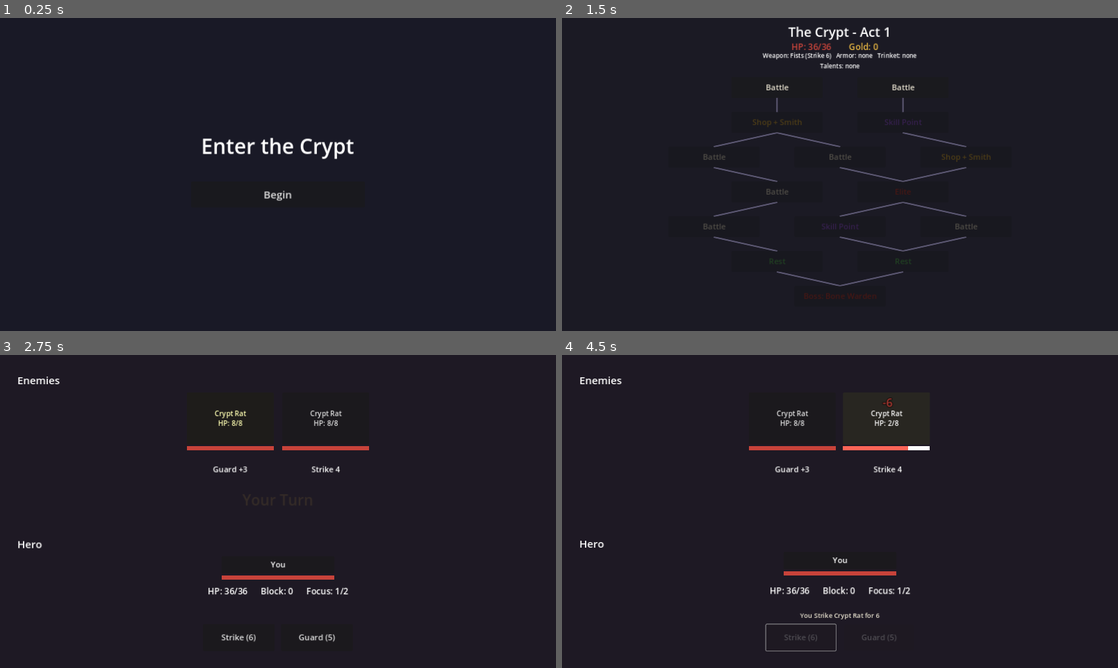
Above: before the commit, frames 1-4 (two rows, left to right).
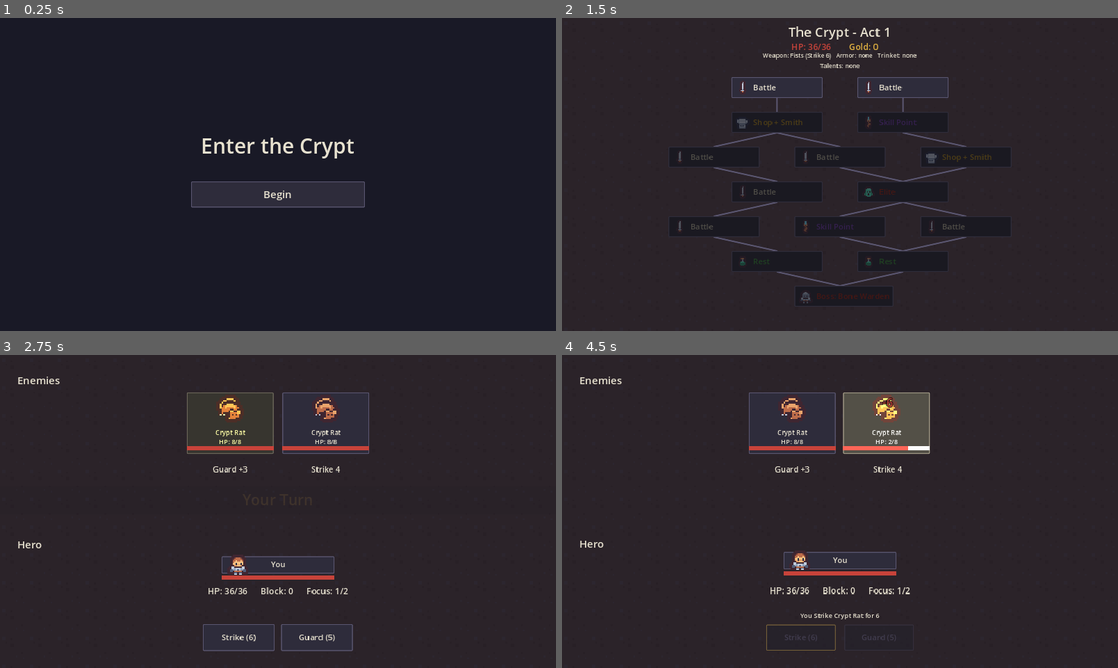
Above: after the commit, the same moments.

Repository: shaharFranses/dungeon-loadout
Game: Godot game, scene res://scenes/boot.tscn
The game is run twice, just before and just after one commit, with the same random seed, the same clock (stepped at 60 frames per second) and the same inputs.
Inputs:
- Up to frame 1 (0.25 s): no input
- Up to frame 2 (1.5 s): click "Begin" at 0.5 s; click "Start Run" at 1.25 s
- Up to frame 3 (2.75 s): click "Battle" at 2 s
- Up to frame 4 (4.5 s): click "Crypt Rat HP: 8/8" at 2.75 s; click "Crypt Rat HP: 8/8" at 3.5 s; click "Strike (6)" at 4.25 s

The runs differ from the first frame. In frame 1, 3.2% of the frame differs, in the area x 34-66%, y 38-61%; in frame 2, 4.6%; in frame 3, 9.1%, in the area x 3-67%, y 6-95%; in frame 4, 7.3%.

Commit message:
Art pass A: Kenney Tiny Dungeon sprites, icons, floor, palette theme
- Kenney Tiny Dungeon (CC0, 16x16): 41 used tiles in art/, CREDITS.md + pack License.txt
- Nearest texture filter project-wide; integer nearest-neighbour prescaling (x2/x3/x4)
- Sprites for the hero and all 15 enemies/elites/bosses (palette tints on shared tiles)
- Item icons (shop, rewards, start item), talent icons (cards, rest training), map node icons
- Tiled dim dungeon floor behind combat, map and all menu screens
- LOOP_SPEC section 7 palette theme for buttons and panels
- v3f feedback (lunge, shake, flash, popups, highlight) carries the sprites unchanged
- docs/ rebuilt (Godot 4.3 web, single-thread, 512MB heap)

Diff:
--- a/project.godot
+++ b/project.godot
@@ -30,3 +30,4 @@
 
 renderer/rendering_method="gl_compatibility"
 renderer/rendering_method.mobile="gl_compatibility"
+textures/canvas_textures/default_texture_filter=0
--- /dev/null
+++ b/scripts/art.gd
@@ -0,0 +1,168 @@
+extends RefCounted
+## Art pass A: Kenney Tiny Dungeon (CC0) 16x16 sprites, nearest filter, integer scaling,
+## LOOP_SPEC section 7 palette. Only the tiles listed here are shipped (res://art/).
+
+const BG := Color("#1B1A24")
+const PANEL := Color("#2E2C3B")
+const EDGE := Color("#5A5670")
+const BONE := Color("#E8E2D0")
+const GOLD := Color("#E3B341")
+const RED := Color("#C8433A")
+const BLUE := Color("#4A8FD8")
+const PURPLE := Color("#9B5DE5")
+const GREEN := Color("#5DBB63")
+const RARE := Color("#3FA7D6")
+
+const HERO := 98
+const FLOOR := 49
+
+# enemy id -> [tile, tint]. Tints use palette-derived colours so shared tiles read apart.
+const ENEMIES := {
+	"enemy_rat": [123, Color(1, 1, 1)],
+	"enemy_skeleton": [121, Color("#E8E2D0")],
+	"enemy_cultist": [111, Color(1, 1, 1)],
+	"enemy_ghoul": [108, Color(1, 1, 1)],
+	"enemy_bone_warden": [96, Color("#E8E2D0")],
+	"enemy_drowned": [108, Color("#7FB4E8")],
+	"enemy_bog_witch": [100, Color("#B8E0A0")],
+	"enemy_gnoll": [112, Color(1, 1, 1)],
+	"enemy_troll": [87, Color("#8FD394")],
+	"enemy_drowned_king": [84, Color("#7FB4E8")],
+	"enemy_kobold": [124, Color(1, 1, 1)],
+	"enemy_golem": [109, Color("#A9A4C0")],
+	"enemy_wraith": [121, Color("#C3A2F0")],
+	"enemy_death_knight": [97, Color("#B07A80")],
+	"enemy_red_dragon": [110, Color(1, 1, 1)],
+}
+
+const ITEMS := {
+	"rusty_shortsword": 103, "iron_longsword": 104, "steel_longsword": 106,
+	"knights_greatsword": 106, "flame_blade": 107, "moonblade": 105, "vorpal_sword": 105,
+	"hand_axe": 119, "steel_axe": 118, "oak_cudgel": 117, "spiked_mace": 117, "war_pick": 117,
+	"coral_spear": 131, "harpoon": 131, "ember_glaive": 131, "sharks_tooth": 103,
+	"padded_jerkin": 101, "leather_armor": 101, "hide_vest": 101, "kelp_wrap": 101,
+	"drakehide": 101, "splint_vest": 101,
+	"ring_shirt": 102, "chain_shirt": 102, "scale_mail": 102, "brigandine": 102,
+	"half_plate": 102, "spiked_plate": 102, "gilded_cuirass": 102, "wardens_mail": 102,
+	"dragonscale": 102,
+	"bandage_roll": 114, "healers_locket": 114, "vampire_fang": 115, "ember_stone": 115,
+	"focus_crystal": 128, "sages_hourglass": 127, "tide_pearl": 116, "dragon_eye": 116,
+	"whetstone_charm": 113, "bone_charm": 113, "guard_talisman": 125,
+	"lucky_coin": 90, "hoard_coin": 90, "duelists_token": 126, "crown_of_ages": 89,
+}
+const SLOT_FALLBACK := {"weapon": 104, "armor": 102, "trinket": 113}
+
+const TALENTS := {
+	"talent_bloodied_edge": 105, "talent_strike_bonus": 104, "talent_cleave": 118,
+	"talent_kill_heal": 114, "talent_iron_posture": 102, "talent_guard_bonus": 101,
+	"talent_keep_block": 56, "talent_thorns": 41, "talent_firebolt": 130,
+	"talent_max_focus": 128, "talent_free_skill": 116, "talent_start_focus": 129,
+}
+
+const NODES := {"battle": 104, "skill": 130, "shop": 74, "rest": 114}
+
+static var _cache := {}
+
+
+## Tile scaled by an integer factor with nearest-neighbour (crisp pixels at any size).
+static func tex(tile: int, scale: int = 4) -> Texture2D:
+	var key := "%d@%d" % [tile, scale]
+	if _cache.has(key):
+		return _cache[key]
+	var base: Texture2D = load("res://art/tile_%04d.png" % tile)
+	if base == null:
+		return null
+	var out: Texture2D = base
+	if scale > 1:
+		var img := base.get_image()
+		if img.is_compressed():
+			img.decompress()
+		img.resize(img.get_width() * scale, img.get_height() * scale, Image.INTERPOLATE_NEAREST)
+		out = ImageTexture.create_from_image(img)
+	_cache[key] = out
+	return out
+
+
+static func enemy_tile(id: String) -> Array:
+	return ENEMIES.get(id, [108, Color(1, 1, 1)])
+
+
+static func enemy_tex(id: String, scale: int = 4) -> Texture2D:
+	return tex(int(enemy_tile(id)[0]), scale)
+
+
+static func enemy_tint(id: String) -> Color:
+	return enemy_tile(id)[1]
+
+
+static func item_tex(item: Dictionary, scale: int = 2) -> Texture2D:
+	if item.is_empty():
+		return null
+	return tex(int(ITEMS.get(item.get("id", ""), SLOT_FALLBACK.get(item.get("slot", "weapon"), 104))), scale)
+
+
+static func talent_tex(id: String, scale: int = 2) -> Texture2D:
+	if not TALENTS.has(id):
+		return null
+	return tex(int(TALENTS[id]), scale)
+
+
+## Map node icon; elite / boss use the act's own elite and boss sprites.
+static func node_tex(type: String, act_def: Dictionary, scale: int = 2) -> Texture2D:
+	if type == "elite":
+		return enemy_tex(act_def.elite.id, scale)
+	if type == "boss":
+		return enemy_tex(act_def.boss.id, scale)
+	return tex(int(NODES.get(type, 104)), scale)
+
+
+## Deep-stone backdrop: palette BG plus a dim tiled 16x16 floor at x4.
+static func add_backdrop(root: Control, at_index: int = 0) -> void:
+	var bg := ColorRect.new()
+	bg.color = BG
+	bg.set_anchors_preset(Control.PRESET_FULL_RECT)
+	bg.mouse_filter = Control.MOUSE_FILTER_IGNORE
+	root.add_child(bg)
+	root.move_child(bg, at_index)
+	var floor_rect := TextureRect.new()
+	floor_rect.texture = tex(FLOOR, 4)
+	floor_rect.stretch_mode = TextureRect.STRETCH_TILE
+	floor_rect.set_anchors_preset(Control.PRESET_FULL_RECT)
+	floor_rect.modulate = Color(0.42, 0.40, 0.55, 0.22)
+	floor_rect.mouse_filter = Control.MOUSE_FILTER_IGNORE
+	root.add_child(floor_rect)
+	root.move_child(floor_rect, at_index + 1)
+
+
+static func _box(bg: Color, edge: Color, width: int = 2) -> StyleBoxFlat:
+	var s := StyleBoxFlat.new()
+	s.bg_color = bg
+	s.border_color = edge
+	s.set_border_width_all(width)
+	s.set_corner_radius_all(2)
+	s.content_margin_left = 10
+	s.content_margin_right = 10
+	s.content_margin_top = 6
+	s.content_margin_bottom = 6
+	return s
+
+
+## Global palette theme (set on the root window by RunState).
+static func make_theme() -> Theme:
+	var t := Theme.new()
+	t.set_stylebox("normal", "Button", _box(PANEL, EDGE))
+	t.set_stylebox("hover", "Button", _box(PANEL.lightened(0.08), BONE.darkened(0.25)))
+	t.set_stylebox("pressed", "Button", _box(BG, GOLD))
+	t.set_stylebox("disabled", "Button", _box(PANEL.darkened(0.25), EDGE.darkened(0.3)))
+	t.set_stylebox("focus", "Button", _box(Color(0, 0, 0, 0), GOLD.darkened(0.2)))
+	t.set_color("font_color", "Button", BONE)
+	t.set_color("font_hover_color", "Button", BONE)
+	t.set_color("font_pressed_color", "Button", GOLD)
+	t.set_color("font_focus_color", "Button", BONE)
+	t.set_color("font_disabled_color", "Button", EDGE)
+	t.set_color("icon_disabled_color", "Button", Color(1, 1, 1, 0.45))
+	t.set_constant("h_separation", "Button", 8)
+	t.set_stylebox("panel", "Panel", _box(PANEL, EDGE))
+	t.set_stylebox("panel", "PanelContainer", _box(PANEL, EDGE))
+	t.set_color("font_color", "Label", BONE)
+	return t
--- a/scripts/camp_scene.gd
+++ b/scripts/camp_scene.gd
@@ -64,7 +64,7 @@
 		box.add_child(UiUtil.make_label("Ascension unlocks after your first win.", 15, UiUtil.DIM))
 	if not RunState.meta_storage_ok:
 		box.add_child(UiUtil.make_label("Progress can't be saved in this browser; it lasts until you close the page.", 14, UiUtil.HP))
-	box.add_child(UiUtil.make_button("Start Run", _on_start))
+	box.add_child(UiUtil.with_icon(UiUtil.make_button("Start Run", _on_start), preload("res://scripts/art.gd").tex(preload("res://scripts/art.gd").HERO, 2)))
 	RunState.qa_dump_ui(self, "camp", {"phase": "camp", "meta": meta, "storage_ok": RunState.meta_storage_ok})
 
 
@@ -73,7 +73,7 @@
 	box.add_child(UiUtil.make_label(UiUtil.status_line(), 16, UiUtil.GOLD))
 	for item in options:
 		box.add_child(UiUtil.make_label(GearData.describe(item), 16, GearData.RARITY_COLORS[item.rarity]))
-		box.add_child(UiUtil.make_button("Take %s" % item.name, _on_take.bind(item)))
+		box.add_child(UiUtil.with_icon(UiUtil.make_button("Take %s" % item.name, _on_take.bind(item)), preload("res://scripts/art.gd").item_tex(item, 2)))
 	box.add_child(UiUtil.make_button("No item", _on_take.bind({})))
 	RunState.qa_dump_ui(self, "camp", {"phase": "start_item", "offers": options})
 
--- a/scripts/combat_scene.gd
+++ b/scripts/combat_scene.gd
@@ -15,6 +15,7 @@
 @onready var skill_button = $VBox/PlayerArea/Actions/SkillButton
 
 const CombatState = preload("res://scripts/combat_state.gd")
+const Art = preload("res://scripts/art.gd")
 
 const C_GOLD := Color("#E3B341")
 const C_RED := Color("#C8433A")
@@ -72,6 +73,8 @@
 	combat_state.enrage_pulse.connect(_on_enrage_pulse)
 	combat_state.log_line.connect(_on_log_line)
 
+	$ColorRect.color = Art.BG
+	Art.add_backdrop(self, 1)
 	$VBox/Spacer.custom_minimum_size = Vector2(0, 6)
 	_build_hero()
 	_build_log()
@@ -143,6 +146,12 @@
 	var name_label := Label.new()
 	name_label.text = "You"
 	name_label.size = Vector2(HERO_W, 40)
+	var hero_sprite := TextureRect.new()
+	hero_sprite.texture = Art.tex(Art.HERO, 3)
+	hero_sprite.position = Vector2(14, -6)
+	hero_sprite.size = Vector2(48, 48)
+	hero_sprite.mouse_filter = Control.MOUSE_FILTER_IGNORE
+	hero_body.add_child(hero_sprite)
 	name_label.horizontal_alignment = HORIZONTAL_ALIGNMENT_CENTER
 	name_label.vertical_alignment = VERTICAL_ALIGNMENT_CENTER
 	name_label.add_theme_font_size_override("font_size", 18)
@@ -222,6 +231,16 @@
 		var button = Button.new()
 		button.size = Vector2(ENEMY_W, 120)
 		button.text = enemy.display_name
+		# Art pass A: 16x16 sprite at x4 (integer, nearest) as the button icon, so every
+		# body tween (lunge, shake, flash, highlight modulate) moves the sprite too.
+		button.icon = Art.enemy_tex(enemy.enemy_id, 4)
+		button.icon_alignment = HORIZONTAL_ALIGNMENT_CENTER
+		button.vertical_icon_alignment = VERTICAL_ALIGNMENT_TOP
+		button.add_theme_font_size_override("font_size", 15)
+		var tint := Art.enemy_tint(enemy.enemy_id)
+		for c in ["icon_normal_color", "icon_hover_color", "icon_pressed_color", "icon_focus_color", "icon_hover_pressed_color"]:
+			button.add_theme_color_override(c, tint)
+		button.add_theme_color_override("icon_disabled_color", tint * Color(1, 1, 1, 0.6))
 		button.pressed.connect(func(): _on_enemy_selected(i))
 		body.add_child(button)
 		var bar := _make_bar(ENEMY_W)
--- a/scripts/map_scene.gd
+++ b/scripts/map_scene.gd
@@ -1,6 +1,7 @@
 extends Control
 ## Act 1 map: 6 generated rows plus the boss, drawn top (row 1) to bottom (boss).
 
+const Art = preload("res://scripts/art.gd")
 const MapLinks = preload("res://scripts/map_links.gd")
 const Encounters = preload("res://scripts/encounters.gd")
 
@@ -29,6 +30,8 @@
 
 func _ready():
 	DisplayServer.window_set_title("dungeon_loadout")
+	$ColorRect.color = Art.BG
+	preload("res://scripts/art.gd").add_backdrop(self, 1)
 	links_layer = MapLinks.new()
 	links_layer.set_anchors_preset(Control.PRESET_FULL_RECT)
 	links_layer.mouse_filter = Control.MOUSE_FILTER_IGNORE
@@ -54,6 +57,8 @@
 			button.size = NODE_SIZE
 			button.position = _node_center(row, index) - NODE_SIZE / 2.0
 			button.add_theme_font_size_override("font_size", 18)
+			button.icon = Art.node_tex(type, Encounters.ACTS[RunState.act], 2)
+			button.alignment = HORIZONTAL_ALIGNMENT_LEFT
 			button.add_theme_color_override("font_color", TYPE_COLORS[type])
 			button.add_theme_color_override("font_disabled_color", TYPE_COLORS[type].darkened(0.55))
 			button.pressed.connect(_on_node_pressed.bind(row, index))
--- a/scripts/rest_scene.gd
+++ b/scripts/rest_scene.gd
@@ -11,7 +11,7 @@
 	box.add_child(UiUtil.make_label(UiUtil.status_line(), 18, UiUtil.GOLD))
 	box.add_child(UiUtil.make_label("Choose one.", 18, UiUtil.DIM))
 	var heal_amount := mini(RunState.rest_heal_amount(), RunState.player_max_hp - RunState.player_hp)
-	box.add_child(UiUtil.make_button("Heal %d HP (30%% of max)" % heal_amount, _on_heal_pressed, 460.0))
+	box.add_child(UiUtil.with_icon(UiUtil.make_button("Heal %d HP (30%% of max)" % heal_amount, _on_heal_pressed, 460.0), preload("res://scripts/art.gd").tex(114, 2)))
 	var trainable: Array = RunState.trainable_talents()
 	if trainable.is_empty():
 		var train := UiUtil.make_button("Train: no talent to rank up", _on_heal_pressed, 460.0)
@@ -19,7 +19,7 @@
 		box.add_child(train)
 	for talent_id in trainable:
 		var text := "Train: %s to rank 2 (%s)" % [TalentData.get_def(talent_id).name, TalentData.describe(talent_id, 2)]
-		box.add_child(UiUtil.make_button(text, _on_train_pressed.bind(talent_id), 460.0))
+		box.add_child(UiUtil.with_icon(UiUtil.make_button(text, _on_train_pressed.bind(talent_id), 460.0), preload("res://scripts/art.gd").talent_tex(talent_id, 2)))
 	RunState.qa_dump_ui(self, "rest", {"heal": heal_amount})
 
 
--- a/scripts/reward_scene.gd
+++ b/scripts/reward_scene.gd
@@ -42,7 +42,7 @@
 		box.add_child(UiUtil.make_label(header, 18, UiUtil.TEXT))
 		for item in offers:
 			box.add_child(UiUtil.make_label(GearData.describe(item), 17, GearData.RARITY_COLORS[item.rarity]))
-			var button := UiUtil.make_button("Take %s" % item.name, _on_take_pressed.bind(item), 420.0)
+			var button := UiUtil.with_icon(UiUtil.make_button("Take %s" % item.name, _on_take_pressed.bind(item), 420.0), preload("res://scripts/art.gd").item_tex(item, 2))
 			box.add_child(button)
 			offer_buttons.append(button)
 		skip_button = UiUtil.make_button("Skip", _on_skip_pressed, 420.0)
--- a/scripts/run_state.gd
+++ b/scripts/run_state.gd
@@ -93,6 +93,7 @@
 
 
 func _ready():
+	get_tree().root.theme = preload("res://scripts/art.gd").make_theme()
 	meta = MetaStore.load_meta()
 	_read_url_options()
 	_apply_unlocks()
--- a/scripts/shop_smith_scene.gd
+++ b/scripts/shop_smith_scene.gd
@@ -36,14 +36,14 @@
 	for i in range(stock.size()):
 		var item: Dictionary = stock[i]
 		box.add_child(UiUtil.make_label(GearData.describe(item), 16, GearData.RARITY_COLORS[item.rarity]))
-		var button := UiUtil.make_button("", _on_buy_pressed.bind(i), 420.0)
+		var button := UiUtil.with_icon(UiUtil.make_button("", _on_buy_pressed.bind(i), 420.0), preload("res://scripts/art.gd").item_tex(item, 2))
 		box.add_child(button)
 		stock_buttons.append(button)
-	heal_button = UiUtil.make_button("", _on_heal_pressed, 420.0)
+	heal_button = UiUtil.with_icon(UiUtil.make_button("", _on_heal_pressed, 420.0), preload("res://scripts/art.gd").tex(114, 2))
 	box.add_child(heal_button)
-	hone_button = UiUtil.make_button("", _on_hone_pressed, 420.0)
+	hone_button = UiUtil.with_icon(UiUtil.make_button("", _on_hone_pressed, 420.0), preload("res://scripts/art.gd").tex(74, 2))
 	box.add_child(hone_button)
-	reinforce_button = UiUtil.make_button("", _on_reinforce_pressed, 420.0)
+	reinforce_button = UiUtil.with_icon(UiUtil.make_button("", _on_reinforce_pressed, 420.0), preload("res://scripts/art.gd").tex(102, 2))
 	box.add_child(reinforce_button)
 	box.add_child(UiUtil.make_button("Continue", _on_continue_pressed, 420.0))
 	_update_ui()
--- a/scripts/skill_pick_scene.gd
+++ b/scripts/skill_pick_scene.gd
@@ -44,6 +44,12 @@
 	inner.alignment = BoxContainer.ALIGNMENT_BEGIN
 	inner.add_theme_constant_override("separation", 10)
 	panel.add_child(inner)
+	var icon := TextureRect.new()
+	icon.texture = preload("res://scripts/art.gd").talent_tex(talent_id, 4)
+	icon.stretch_mode = TextureRect.STRETCH_KEEP_CENTERED
+	icon.custom_minimum_size = Vector2(0, 64)
+	icon.mouse_filter = Control.MOUSE_FILTER_IGNORE
+	inner.add_child(icon)
 	inner.add_child(UiUtil.make_label(String(def.name), 26, UiUtil.TEXT))
 	var kind := "Skill" if def.get("skill", false) else "Passive"
 	inner.add_child(UiUtil.make_label("%s - %s" % [def.tree, kind], 15, UiUtil.DIM))
--- a/scripts/ui_util.gd
+++ b/scripts/ui_util.gd
@@ -10,11 +10,7 @@
 
 
 static func make_screen(root: Control, title: String) -> VBoxContainer:
-	var bg := ColorRect.new()
-	bg.color = BG
-	bg.set_anchors_preset(Control.PRESET_FULL_RECT)
-	bg.mouse_filter = Control.MOUSE_FILTER_IGNORE
-	root.add_child(bg)
+	preload("res://scripts/art.gd").add_backdrop(root, root.get_child_count())
 	var center := CenterContainer.new()
 	center.set_anchors_preset(Control.PRESET_FULL_RECT)
 	root.add_child(center)
@@ -46,6 +42,14 @@
 	return button
 
 
+## Art pass A: optional 16x16 icon (already integer-scaled) on the left of a button.
+static func with_icon(button: Button, icon: Texture2D) -> Button:
+	if icon != null:
+		button.icon = icon
+		button.expand_icon = false
+	return button
+
+
 static func status_line() -> String:
 	return "HP: %d/%d    Gold: %d    Strike %d    Guard %d" % [
 			RunState.player_hp, RunState.player_max_hp, RunState.gold,
Not shown, added: art/License-Kenney-Tiny-Dungeon.txt
Binary file added: art/tile_0041.png
Not shown, added: art/tile_0041.png.import
Binary file added: art/tile_0049.png
Not shown, added: art/tile_0049.png.import
Binary file added: art/tile_0056.png
Not shown, added: art/tile_0056.png.import
Binary file added: art/tile_0074.png
Not shown, added: art/tile_0074.png.import
Binary file added: art/tile_0084.png
Not shown, added: art/tile_0084.png.import
Binary file added: art/tile_0087.png
(and 76 more such lines)
